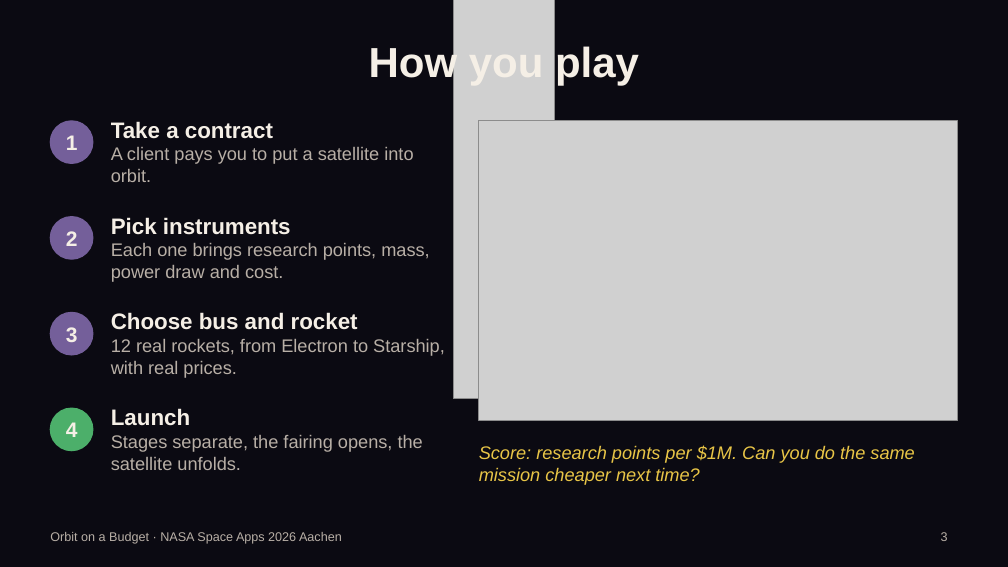
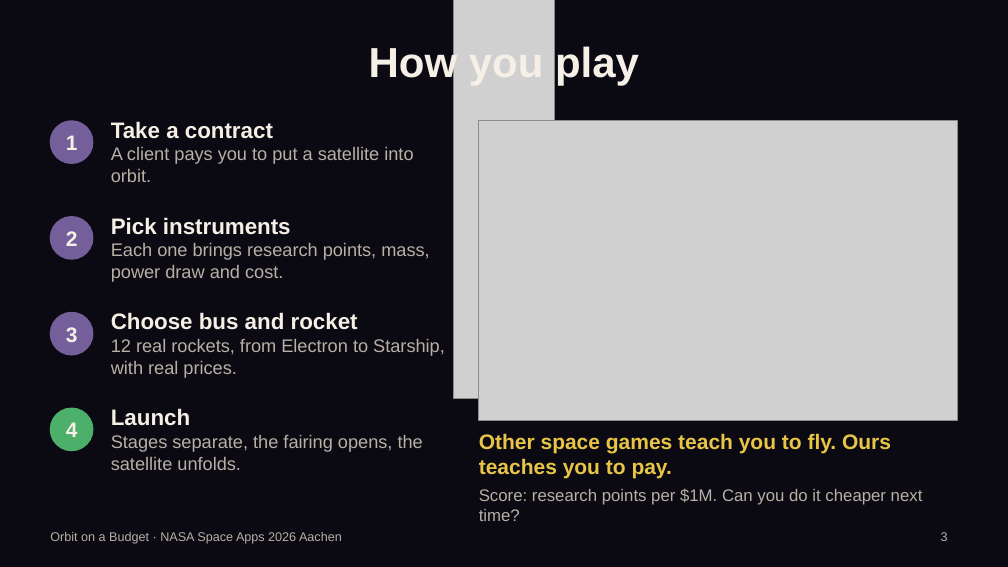
Before and after one commit to Falafel08/orbit-on-a-budget, a slide deck: slide 3 of docs/Orbit-on-a-Budget_Pitch_v1.pptx. Drawn at 1008x567 pixels with LibreOffice and Linux fonts; fonts in the diff are those of the drawing; grey boxes stand for pictures; background and template pictures are left out. Boxes give left, top, right and bottom in pixels: in the first picture for what was removed or moved away, otherwise in the second. Text is boxed around its words. In the diff, an @@ line names an element or a change of style, - is before the commit and + after.

```diff
--- a/docs/Orbit-on-a-Budget_Pitch_v1.pptx
+++ b/docs/Orbit-on-a-Budget_Pitch_v1.pptx
@@ text at box(479, 433, 923, 521): text changed; size 13 to 12 pt; text colour #E8C547 to #B8AFA6; italic off @@
-Score: research points per $1M. Can you do the same mission cheaper next time?
+Other space games teach you to fly. Ours teaches you to pay.
+Score: research points per $1M. Can you do it cheaper next time?
@@ text "Other space games teach you ..." at box(479, 433, 923, 521): vertical alignment middle to top @@
```
Also in this commit, not shown: 1 other slide changed.
